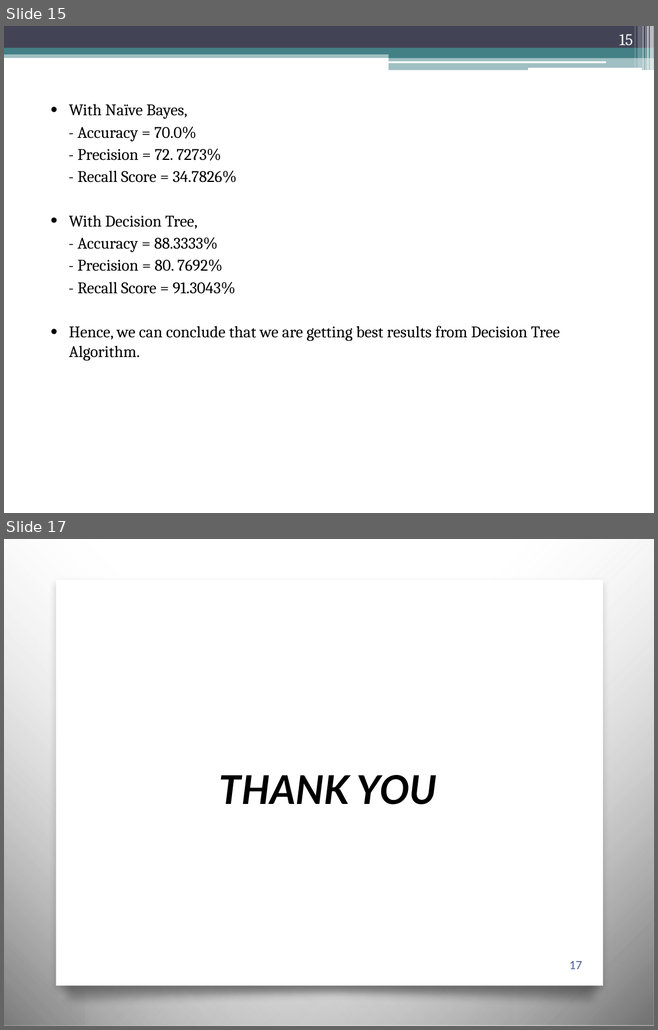
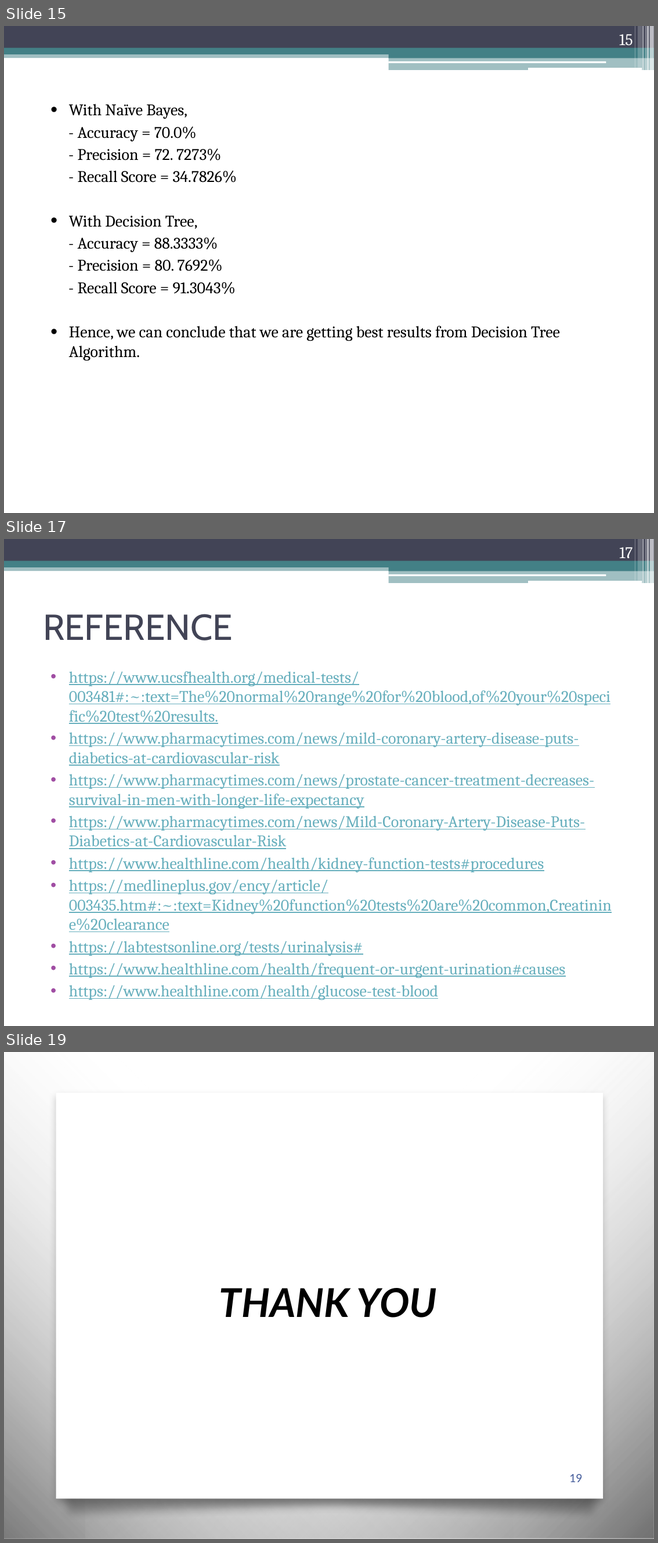
Before and after one commit to JoyitaH/Project, a slide deck: Heart_Failure_ppt.pptx. Shown one above the other, each under a label of ours: slides 15 and 17 before the commit, slides 15, 17 and 19 after it; the slides between them are not shown. The pictures are 658x1030 and 658x1543 pixels, drawn with LibreOffice and Linux fonts; fonts in the diff are those of the drawing; background and template pictures are left out. Boxes give left, top, right and bottom in pixels: in the first picture for what was removed or moved away, otherwise in the second. Text is boxed around its words. In the diff, an @@ line names an element or a change of style, - is before the commit and + after.

```diff
--- a/Heart_Failure_ppt.pptx
+++ b/Heart_Failure_ppt.pptx
@@ slide 17 added at [4, 539, 654, 1026], background #FFFFFF; not listed: 13 template elements that a slide beside it also shows @@
@@ page number added at [619, 547, 632, 562], 18 pt, text #FFFFFF @@
+17
@@ title added at [43, 614, 233, 641], 40 pt, text #424456 @@
+REFERENCE
@@ text added at [69, 671, 611, 1000], 18 pt, text #67AFBD, underline @@
+• https://www.ucsfhealth.org/medical-tests/003481#:~:text=The%20normal%20range%20for%20blood,of%20your%20specific%20test%20results.
+• https://www.pharmacytimes.com/news/mild-coronary-artery-disease-puts-diabetics-at-cardiovascular-risk
+• https://www.pharmacytimes.com/news/prostate-cancer-treatment-decreases-survival-in-men-with-longer-life-expectancy
+• https://www.pharmacytimes.com/news/Mild-Coronary-Artery-Disease-Puts-Diabetics-at-Cardiovascular-Risk
+• https://www.healthline.com/health/kidney-function-tests#procedures
+• https://medlineplus.gov/ency/article/003435.htm#:~:text=Kidney%20function%20tests%20are%20common,Creatinine%20clearance
+• https://labtestsonline.org/tests/urinalysis#
+• https://www.healthline.com/health/frequent-or-urgent-urination#causes
+• https://www.healthline.com/health/glucose-test-blood
@@ what was slide 17 is now slide 19 @@
@@ page number at [569, 1474, 582, 1482]: text changed @@
-17
+19
```
Also in this commit, not shown: 2 slides changed, 1 other slide added, 2 other files.
